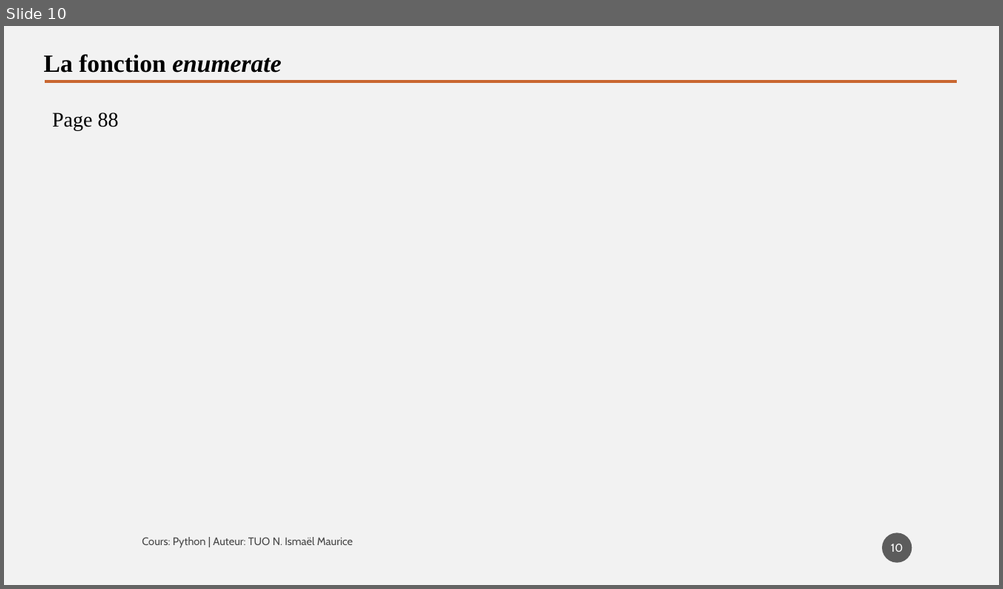
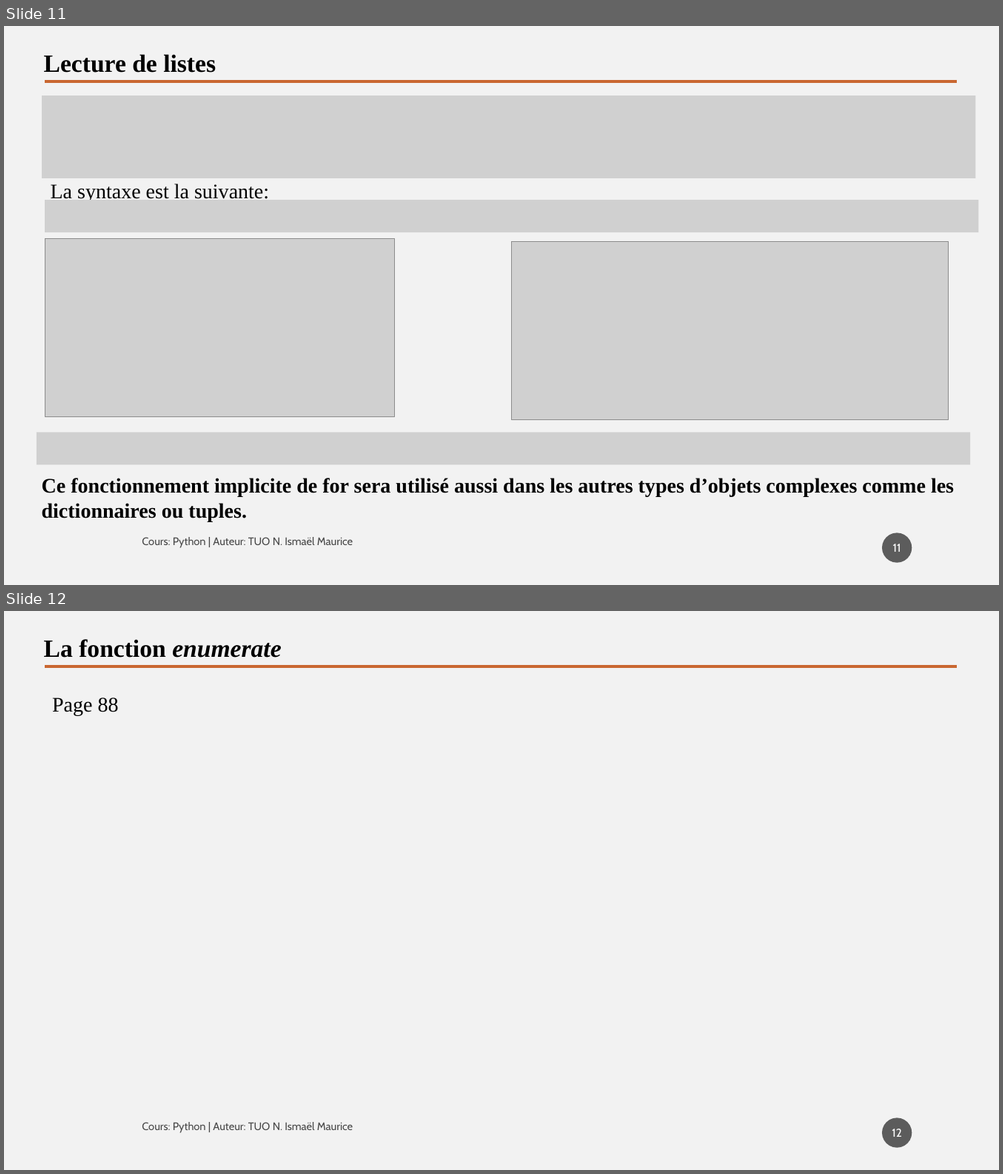
Before and after one commit to tisma95/cours-python, a slide deck: source/Chapitre 9 - Les listes.pptx. Shown one above the other, each under a label of ours: slide 10 before the commit, slides 11 and 12 after it. The pictures are 1003x589 and 1003x1174 pixels, drawn with LibreOffice and Linux fonts; fonts in the diff are those of the drawing; grey boxes stand for pictures. Boxes give left, top, right and bottom in pixels: in the first picture for what was removed or moved away, otherwise in the second. Text is boxed around its words. In the diff, an @@ line names an element or a change of style, - is before the commit and + after.

Commit message:
Feat (chp9): Chapitre sur les listes
Ajout du parcours, suppression

```diff
--- a/source/Chapitre 9 - Les listes.pptx
+++ b/source/Chapitre 9 - Les listes.pptx
@@ slide 11 added at (4,26,999,585), background #F2F2F2 @@
@@ text added at (44,54,216,73), 24 pt, text #000000, bold @@
+Lecture de listes
@@ line added from (45, 82) to (957, 82), #C96731 2.5 pt @@
@@ picture added at (42,96,976,178) @@
@@ picture added at (45,200,979,232) @@
@@ text added at (51,184,269,200), 20 pt, text #000000 @@
+La syntaxe est la suivante:
@@ picture added at (45,238,394,417) @@
@@ picture added at (512,241,948,420) @@
@@ picture added at (36,432,970,466) @@
@@ text added at (42,478,953,522), 20 pt, text #000000, bold @@
+Ce fonctionnement implicite de for sera utilisé aussi dans les autres types d’objets complexes comme les dictionnaires ou tuples.
@@ page number added at (882,534,912,563), fill #1D1D1D at 70% opacity, 11 pt, text #FFFFFF @@
+11
@@ text added at (142,537,353,548), 10.5 pt, text #000000 at 70% opacity @@
+Cours: Python | Auteur: TUO N. Ismaël Maurice
@@ what was slide 10 is now slide 12 @@
@@ page number at (891,1129,902,1137): text changed @@
-10
+12
```
Also in this commit, not shown: 7 slides changed, 2 other slides added, 3 other files.
